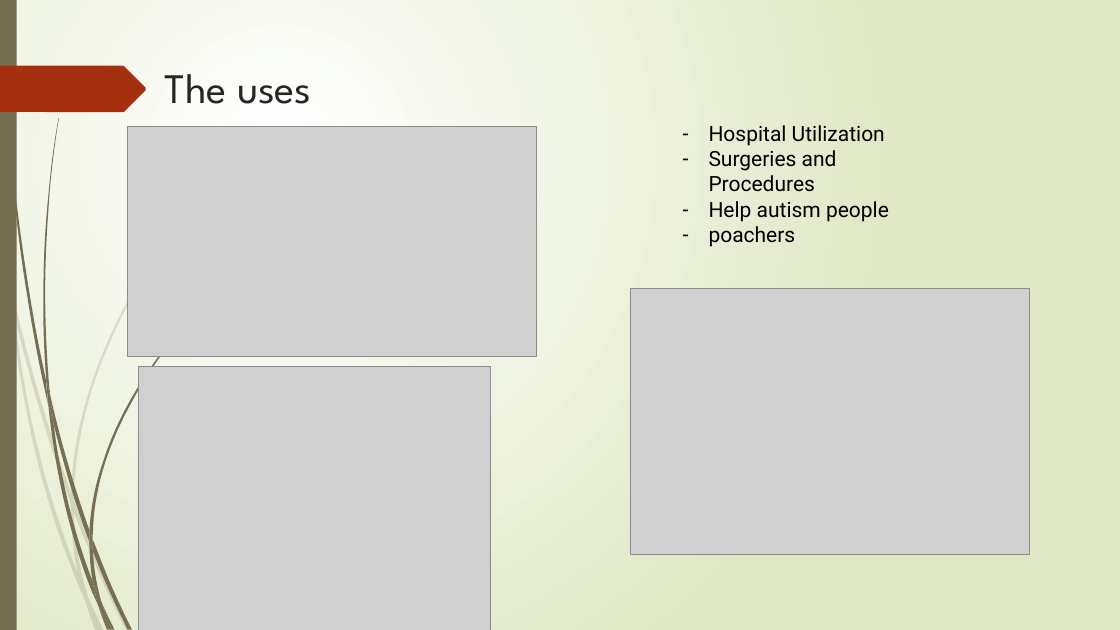
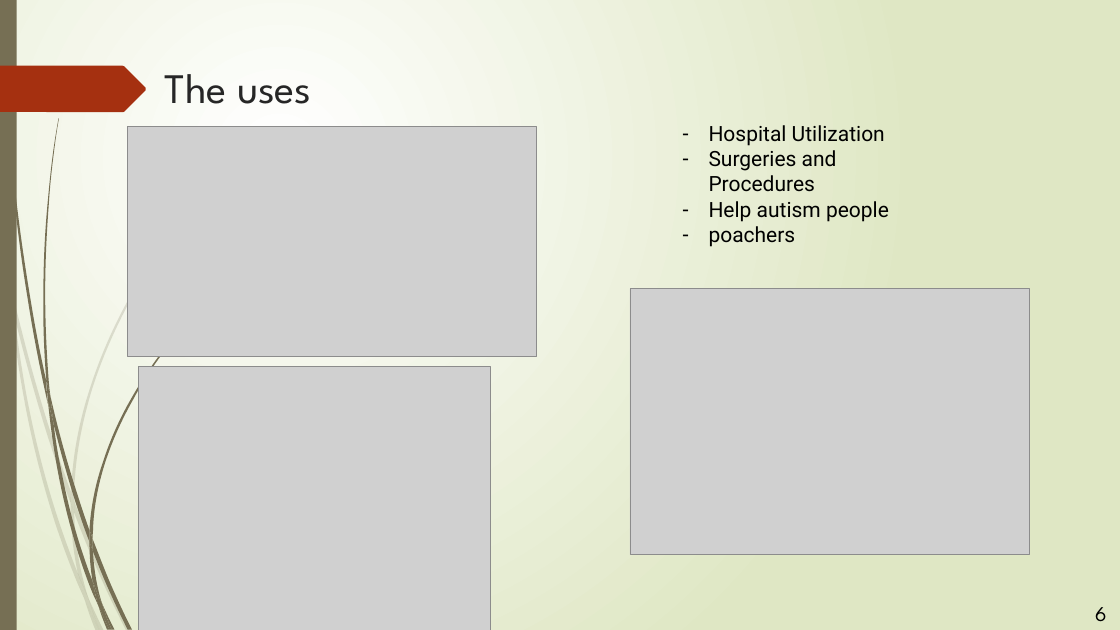
Before and after one commit to Sam-Litz/Info-BTS-SN-IR, a slide deck: slide 6 of BTS 1er année/Anglais/Anglais technique/Google Glass/Google Glass.pptx. Drawn at 1120x630 pixels with LibreOffice and Linux fonts; fonts in the diff are those of the drawing; grey boxes stand for pictures. Boxes give left, top, right and bottom in pixels: in the first picture for what was removed or moved away, otherwise in the second. Text is boxed around its words. In the diff, an @@ line names an element or a change of style, - is before the commit and + after.

```diff
--- a/BTS 1er année/Anglais/Anglais technique/Google Glass/Google Glass.pptx
+++ b/BTS 1er année/Anglais/Anglais technique/Google Glass/Google Glass.pptx
@@ text added at (x1=1095, y1=607, x2=1107, y2=622), 18 pt, text #000000 @@
+6
```
Also in this commit, not shown: 7 other slides changed, 2 slides added, 1 slide removed, 2 other files.
